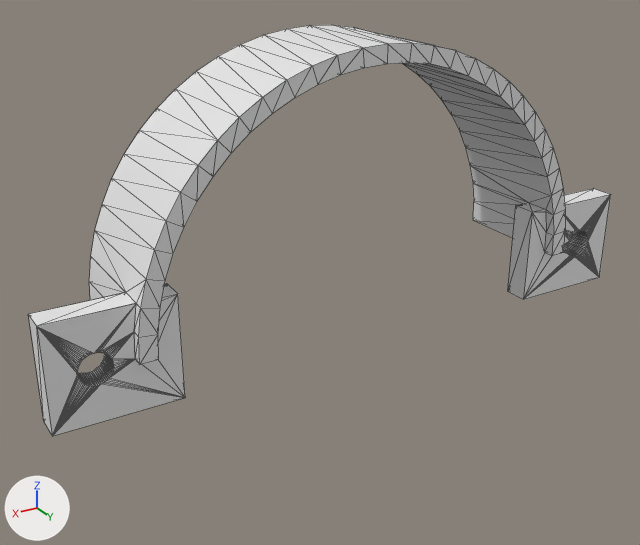
Before and after pictures for a commit that changed the glTF model web/stl/shroud.glb.
The view is the same before and after, from a 50 mm camera at (53.1, 75.3, 42.9) aimed at (2.7, -8.9, 0.9). The axes (+X, +Y, +Z) are drawn at lower left. The lights are the same throughout. The older version comes first. Mesh edges are drawn as thin lines.

The scene before the commit, as lines of its bpy script (objects in view):
```python
me_openscad_model = bpy.data.meshes.new('OpenSCAD_Model')
me_openscad_model.from_pydata(...)  # 412 vertices, 828 faces; spans x -37.8..37.8, y -15.6..0.0, z -6.0..28.8
ob_openscad_model = bpy.data.objects.new('OpenSCAD_Model', me_openscad_model)
ob_openscad_model.location = (0.0, 0.0, 0.0)
```
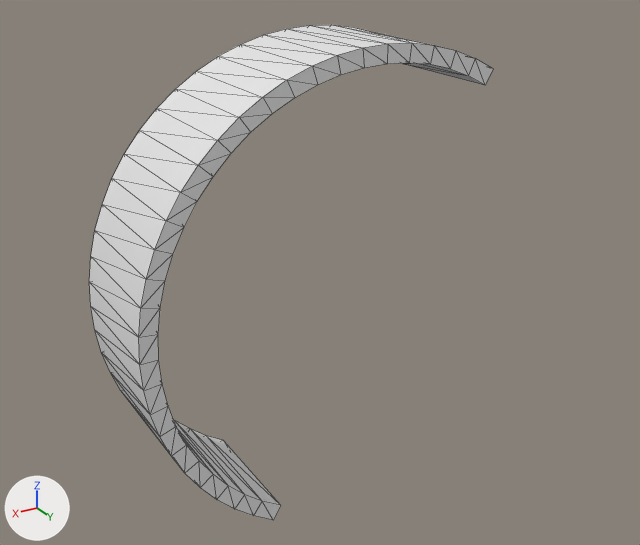
Where the change shows, as pixel boxes (x1, y1, x2, y2) in the pictures (640 x 545 px):
'OpenSCAD_Model', reshaped (31% narrower, 20% taller): before (28, 25, 611, 436); after (89, 25, 493, 520)
part 1 of me_openscad_model, cut back: before (28, 231, 185, 436); after (91, 308, 280, 520)
part 2 of me_openscad_model, deleted: before (403, 64, 611, 299)

Patch to the scene script:
```diff
--- a/web/stl/shroud.glb.py
+++ b/web/stl/shroud.glb.py
@@ me_openscad_model @@
 # used by ob_openscad_model
-me_openscad_model.from_pydata(...)  # 412 vertices, 828 faces; spans x -37.8..37.8, y -15.6..0.0, z -6.0..28.8
+me_openscad_model.from_pydata(...)  # 124 vertices, 244 faces; spans x -14.4..28.8, y -15.6..0.0, z -24.9..28.8
+# me_openscad_model part 1: 144 vertices removed from x 23.8..37.8, y -4.3..-1.3, z -6.0..6.0; 40 vertices added at x 13.4..28.6, y -15.6..0.0, z -24.9..-2.8
+# me_openscad_model part 2: 184 vertices removed from x -37.8..-15.7, y -15.6..0.0, z -6.0..23.3
```
